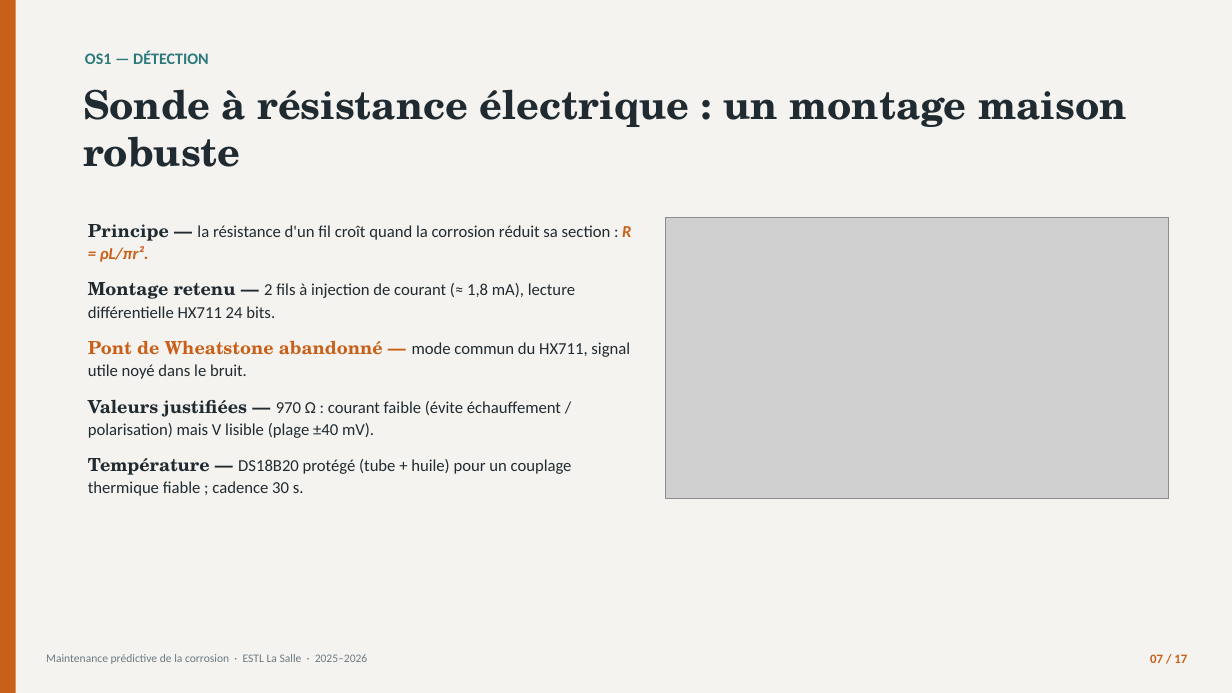
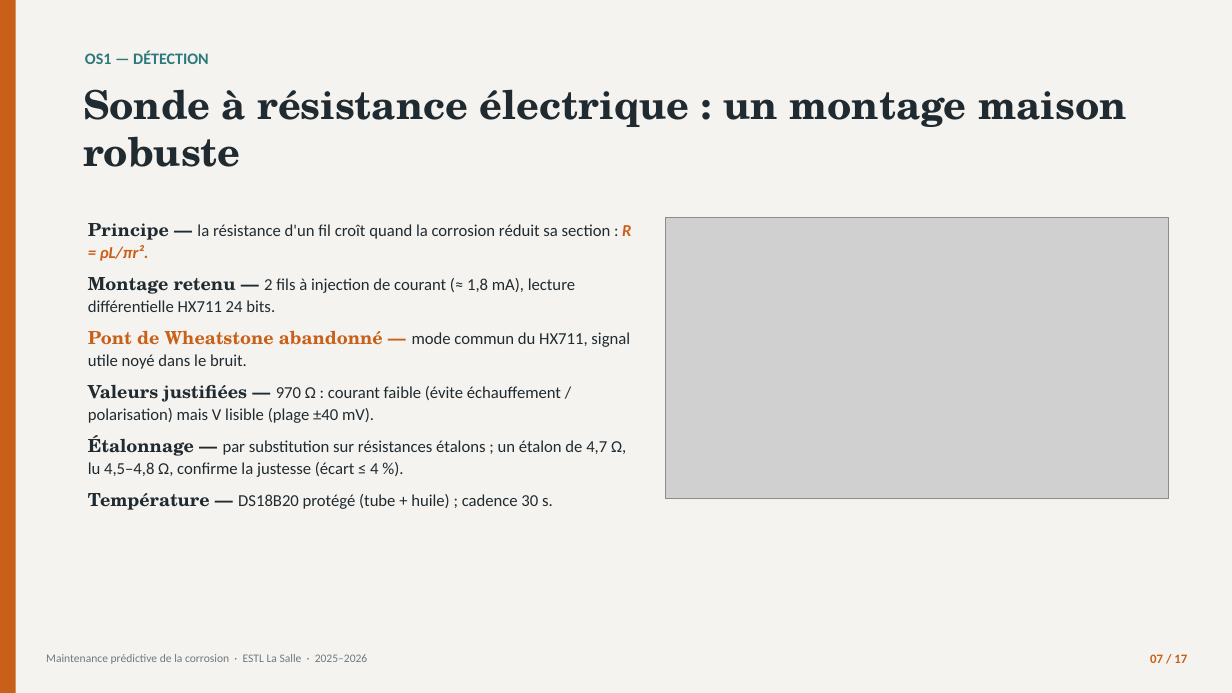
Before and after one commit to londola13/predictive-maintenance-corrosion, a slide deck: slide 7 of soutenance/Soutenance_Corrosion_BATOUMBI.pptx. Drawn at 1232x693 pixels with LibreOffice and Linux fonts; fonts in the diff are those of the drawing; grey boxes stand for pictures. Boxes give left, top, right and bottom in pixels: in the first picture for what was removed or moved away, otherwise in the second. Text is boxed around its words. In the diff, an @@ line names an element or a change of style, - is before the commit and + after.

```diff
--- a/soutenance/Soutenance_Corrosion_BATOUMBI.pptx
+++ b/soutenance/Soutenance_Corrosion_BATOUMBI.pptx
@@ text at box(88, 223, 631, 423): line spacing 1.1 to 1.08; less space between paragraphs @@
@@ text at box(88, 435, 626, 510): text changed @@
-Température — DS18B20 protégé (tube + huile) pour un couplage thermique fiable ; cadence 30 s.
+Étalonnage — par substitution sur résistances étalons ; un étalon de 4,7 Ω, lu 4,5–4,8 Ω, confirme la justesse (écart ≤ 4 %).
+Température — DS18B20 protégé (tube + huile) ; cadence 30 s.
```
Also in this commit, not shown: 3 other slides changed, 3 other files.
